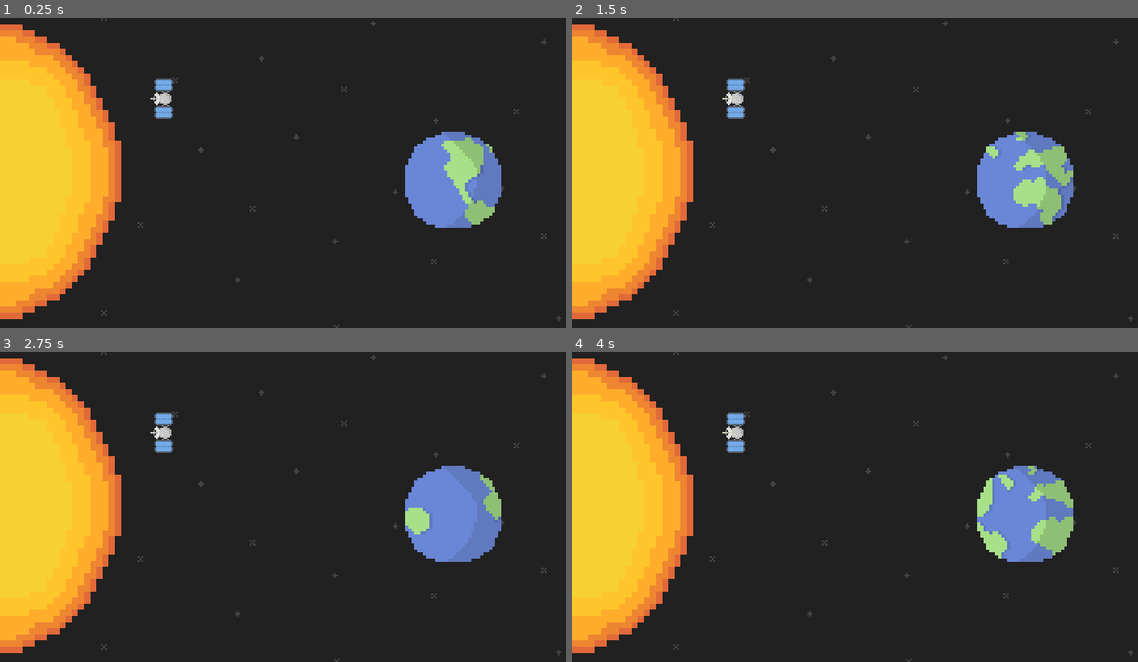
Above: before the commit, frames 1-4 (two rows, left to right).
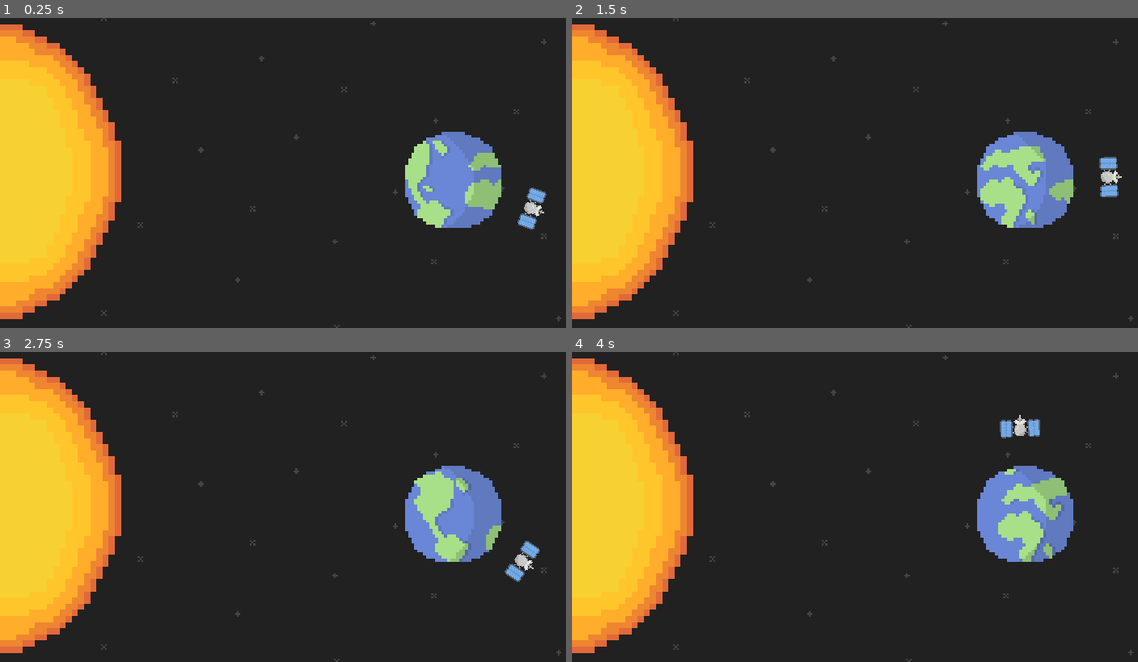
Above: after the commit, the same moments.

Repository: Liamx220/MiniJam76
Game: Godot game, scene res://Main.tscn
Two runs of this game, one before a commit and one after it. Both use one fixed random seed, a clock stepped at 60 frames per second and the inputs below.
Inputs (mouse positions are in pixels of both pictures, inside the frame that each line leads up to):
- Up to frame 1 (0.25 s): no input
- Up to frame 2 (1.5 s): move the mouse to (979, 157) at 0.52 s; tap Enter at 1.25 s; move the mouse to (741, 188) at 1.27 s
- Up to frame 3 (2.75 s): move the mouse to (339, 438) at 2.02 s
- Up to frame 4 (4 s): move the mouse to (826, 569) at 2.77 s; move the mouse to (1024, 553) at 3.52 s

The runs differ from the first frame. In frame 1, 3.1% of the frame differs, in the area x 26-97%, y 19-69%; in frame 2, 3.2%, in the area x 26-98%, y 19-68%; in frame 3, 2.7%; in frame 4, 3.2%.

Commit message:
added  movement

Diff:
--- a/MiniJam76/MiniJam76/Main.tscn
+++ b/MiniJam76/MiniJam76/Main.tscn
@@ -86,7 +86,6 @@
 position = Vector2( 0.240372, -0.240379 )
 scale = Vector2( 0.5, 0.5 )
 frames = SubResource( 10 )
-frame = 7
 playing = true
 
 [node name="CollisionShape2D" type="CollisionShape2D" parent="earth"]
@@ -95,7 +94,7 @@
 shape = SubResource( 11 )
 
 [node name="satellite" type="KinematicBody2D" parent="."]
-position = Vector2( 449.956, 207.899 )
+position = Vector2( 558.163, 200.424 )
 scale = Vector2( 1.38587, 1.38587 )
 script = ExtResource( 5 )
 __meta__ = {
@@ -103,11 +102,12 @@
 }
 
 [node name="CollisionShape2D" type="CollisionShape2D" parent="satellite"]
-position = Vector2( 1.99442, -0.681061 )
+position = Vector2( -76.1908, -0.681061 )
 scale = Vector2( 1, 1 )
 shape = SubResource( 15 )
 
 [node name="Sprite" type="AnimatedSprite" parent="satellite"]
+position = Vector2( -78.1853, 0 )
 rotation = -1.5708
 scale = Vector2( 1.238, 1.238 )
 frames = SubResource( 14 )
--- a/MiniJam76/MiniJam76/player.gd
+++ b/MiniJam76/MiniJam76/player.gd
@@ -1,10 +1,4 @@
 extends KinematicBody2D
 
-var rotation_point = Vector2(100, 100)
-var rotation_around_point = 0
-var distance_from_point = 100
-func _process(delta):
-		# set the position to the point
-	global_position = rotation_point
-		# offset using the rotation
-	global_position += Vector2(cos(rotation_around_point), sin(rotation_around_point)) * distance_from_point
+func _physics_process(delta):
+	look_at(get_global_mouse_position())
